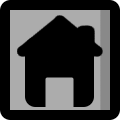
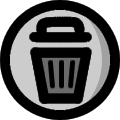
The second 120px x 120px image is a revision of the first. Changes to its layers:
hid group "BotonGuardar copy" (4 layers) over bbox(0, 0, 120, 120)
showed group "BotonEliminar" (6 layers) over bbox(0, 0, 120, 120)
added layer "Capa 69" in group "BotonEliminar" over bbox(29, 16, 92, 104)
painted on "Capa 28" (1st of 4, in "BotonEliminar") over bbox(0, 0, 120, 120)
showed group "ReiniciarButton" (5 layers) over bbox(0, 0, 120, 120)
